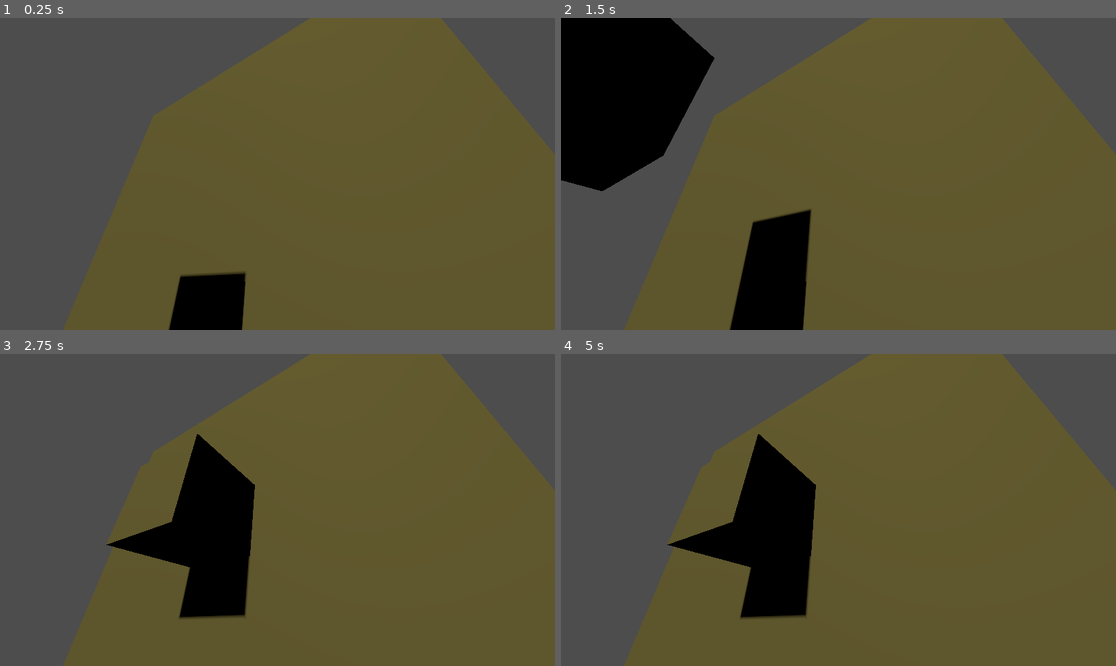
Above: before the commit, frames 1-4 (two rows, left to right).
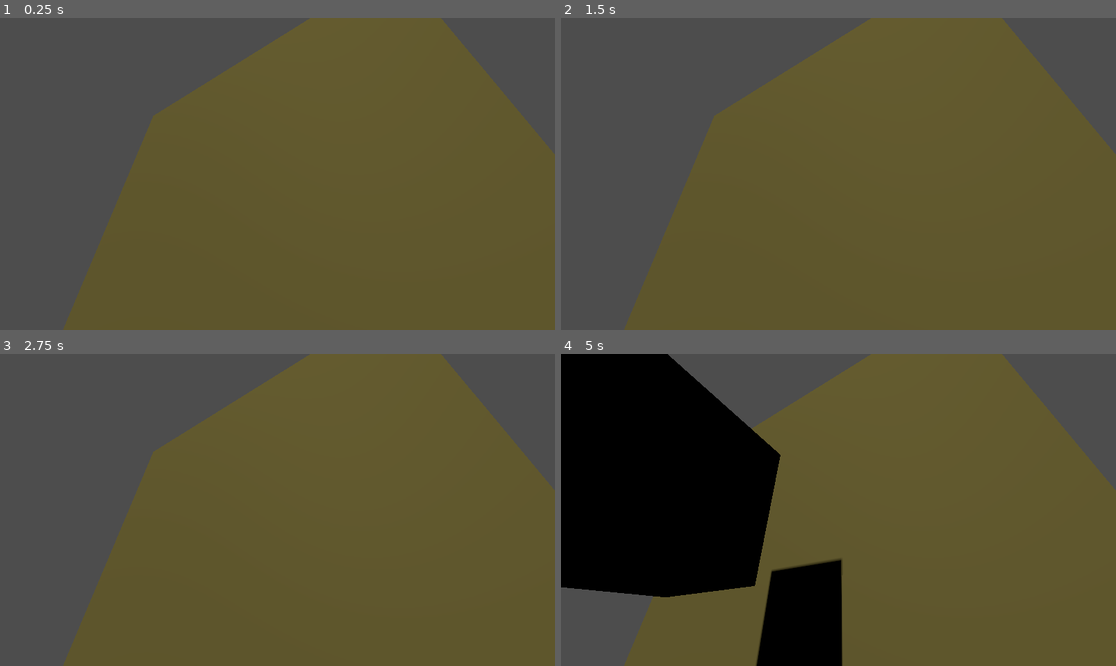
Above: after the commit, the same moments.

Repository: tuvshinerdene1/GameDevCourse2025
Game: Godot game, scene res://main.tscn
The game is run twice, just before and just after one commit, with the same random seed, the same clock (stepped at 60 frames per second) and the same inputs.
Inputs:
- Up to frame 1 (0.25 s): no input
- Up to frame 2 (1.5 s): no input
- Up to frame 3 (2.75 s): no input
- Up to frame 4 (5 s): tap Enter at 2.75, 4.25 s; tap Space at 3.5 s

The runs differ from the first frame. In frame 1, 2.3% of the frame differs, in the area x 30-45%, y 81-100%; in frame 2, 16%; in frame 3, 7.7%; in frame 4, 30%, in the area x 0-51%, y 0-100%.

Commit message:
block is falling

Diff:
--- /dev/null
+++ b/3d-tetris/blocks/block.tscn
@@ -0,0 +1,54 @@
+[gd_scene load_steps=4 format=3 uid="uid://bumdey8w74hm"]
+
+[sub_resource type="GDScript" id="GDScript_i8jwd"]
+script/source = "extends Node3D
+@export var speed = 1
+var move_vector = Vector3(0,-1,0)
+var grid_size = 5
+var isOnGround = false
+var time_since_last_move: float = 0.0
+var move_interval: float = 0.0
+signal hit
+
+# Called when the node enters the scene tree for the first time.
+func _ready() -> void:
+	move_interval = 1/speed
+
+# Called every frame. 'delta' is the elapsed time since the previous frame.
+func _process(delta: float) -> void:
+	if not isOnGround:
+		_move(delta)
+
+func _move(delta):
+	time_since_last_move += delta
+	if(time_since_last_move>=move_interval):
+		position += move_vector*grid_size
+		time_since_last_move = 0
+
+
+func _stop():
+	isOnGround = true
+
+func _on_area_3d_body_entered(body: Node3D) -> void:
+	print(\"hit!!\")
+	_stop()
+"
+
+[sub_resource type="BoxShape3D" id="BoxShape3D_i8jwd"]
+size = Vector3(10, 10, 10)
+
+[sub_resource type="BoxMesh" id="BoxMesh_wp24v"]
+size = Vector3(10, 10, 10)
+
+[node name="Node3D" type="Node3D"]
+script = SubResource("GDScript_i8jwd")
+
+[node name="Area3D" type="Area3D" parent="."]
+
+[node name="CollisionShape3D" type="CollisionShape3D" parent="Area3D"]
+shape = SubResource("BoxShape3D_i8jwd")
+
+[node name="MeshInstance3D" type="MeshInstance3D" parent="Area3D/CollisionShape3D"]
+mesh = SubResource("BoxMesh_wp24v")
+
+[connection signal="body_entered" from="Area3D" to="." method="_on_area_3d_body_entered"]
--- a/3d-tetris/main.gd
+++ b/3d-tetris/main.gd
@@ -1,10 +1,17 @@
 extends Node
-
+var block = preload('res://blocks/block.tscn')
+var instance = block.instantiate()
+var spawnPoint
 
 # Called when the node enters the scene tree for the first time.
 func _ready() -> void:
-	pass # Replace with function body.
+	spawnPoint = get_node("spawnPoint")
+	add_child(instance)
+	instance.global_position = spawnPoint.global_position
 
+
+func _clear():
+	instance.queue_free()
 
 # Called every frame. 'delta' is the elapsed time since the previous frame.
 func _process(delta: float) -> void:
--- a/3d-tetris/main.tscn
+++ b/3d-tetris/main.tscn
@@ -7,12 +7,6 @@
 
 [sub_resource type="BoxMesh" id="BoxMesh_ig7tw"]
 size = Vector3(60, 2, 60)
-
-[sub_resource type="BoxShape3D" id="BoxShape3D_ig7tw"]
-size = Vector3(10, 10, 10)
-
-[sub_resource type="BoxMesh" id="BoxMesh_0xm2m"]
-size = Vector3(10, 10, 10)
 
 [node name="Main" type="Node"]
 script = ExtResource("1_ig7tw")
@@ -31,16 +25,8 @@
 light_color = Color(0.690041, 0.634163, 0.346683, 1)
 shadow_enabled = true
 
-[node name="block" type="RigidBody3D" parent="."]
-transform = Transform3D(1, 0, 0, 0, 1, 0, 0, 0, 1, 0, 30, 0)
-mass = 10.0
-
-[node name="CollisionShape3D" type="CollisionShape3D" parent="block"]
-transform = Transform3D(1, 0, 0, 0, 1, 0, 0, 0, 1, 1, 0, 0)
-shape = SubResource("BoxShape3D_ig7tw")
-
-[node name="MeshInstance3D" type="MeshInstance3D" parent="block/CollisionShape3D"]
-mesh = SubResource("BoxMesh_0xm2m")
-
 [node name="Camera3D" type="Camera3D" parent="."]
 transform = Transform3D(0.866025, 0.25, 0.433013, -0.5, 0.433013, 0.75, 0, -0.866025, 0.5, 20, 18, 12)
+
+[node name="spawnPoint" type="Node3D" parent="."]
+transform = Transform3D(1, 0, 0, 0, 1, 0, 0, 0, 1, 5, 40, 5)
Not shown: 1 places in 3d-tetris/main.tscn that only renumber resources
